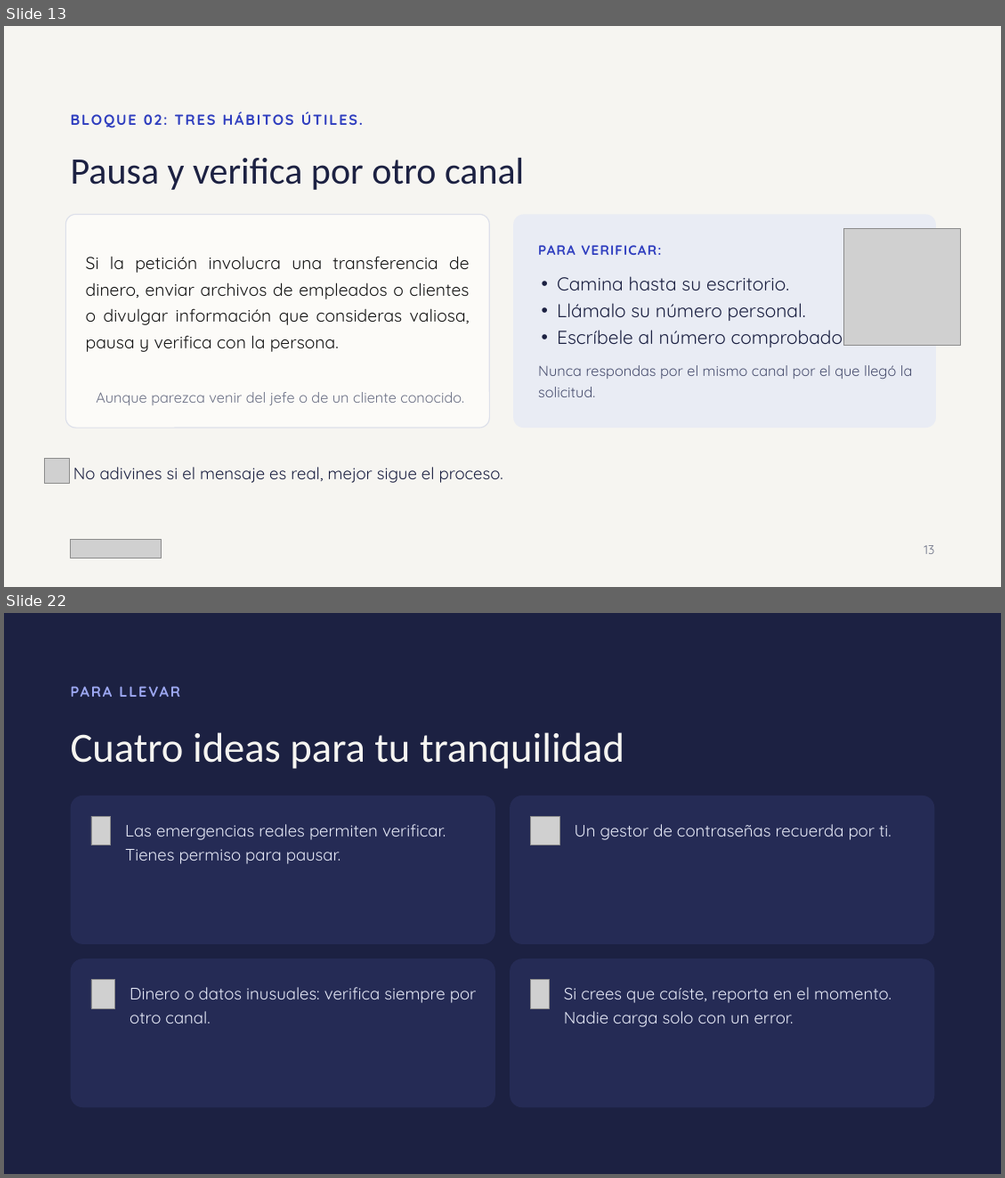
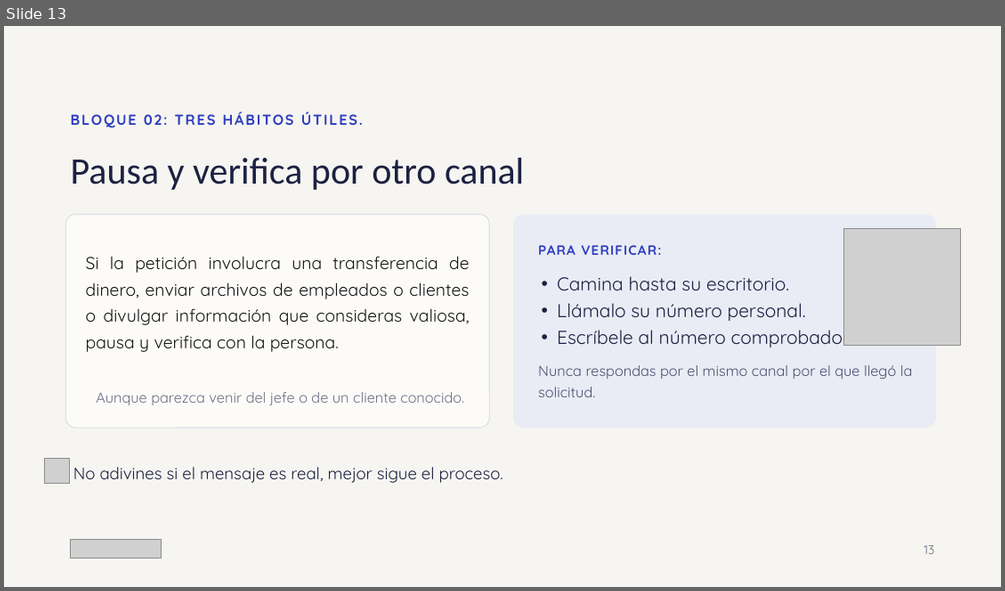
Before and after one commit to pralogy/claudecloudetemasgenerales, a slide deck: Ciberseguridad_sin_ansiedad.pptx. Shown one above the other, each under a label of ours: slides 13 and 22 before the commit, slide 13 after it; the slides between them are not shown. The pictures are 1005x1178 and 1005x591 pixels, drawn with LibreOffice and Linux fonts; fonts in the diff are those of the drawing; grey boxes stand for pictures. Boxes give left, top, right and bottom in pixels: in the first picture for what was removed or moved away, otherwise in the second. Text is boxed around its words. In the diff, an @@ line names an element or a change of style, - is before the commit and + after.

```diff
--- a/Ciberseguridad_sin_ansiedad.pptx
+++ b/Ciberseguridad_sin_ansiedad.pptx
@@ slide 22 removed at [4,613,1001,1174], background #1C2142 @@
@@ text removed at [71,680,961,702] @@
-PARA LLEVAR
@@ title removed at [71,732,624,769] @@
-Cuatro ideas para tu tranquilidad
@@ rounded rectangle removed at [71,795,495,944] @@
@@ rounded rectangle removed at [510,795,934,944] @@
@@ picture removed at [91,817,111,845] @@
@@ text removed at [125,824,445,864] @@
-Las emergencias reales permiten verificar. Tienes permiso para pausar.
@@ picture removed at [531,817,559,845] @@
@@ text removed at [574,824,891,840] @@
-Un gestor de contraseñas recuerda por ti.
@@ rounded rectangle removed at [71,958,495,1107] @@
@@ rounded rectangle removed at [510,958,934,1107] @@
@@ picture removed at [91,980,115,1008] @@
@@ picture removed at [531,980,550,1008] @@
@@ text removed at [129,987,476,1023] @@
-Dinero o datos inusuales: verifica siempre por otro canal.
@@ text removed at [564,987,891,1027] @@
-Si crees que caíste, reporta en el momento. Nadie carga solo con un error.
```
Also in this commit, not shown: 7 slides changed, 2 slides added, 4 other slides removed.
